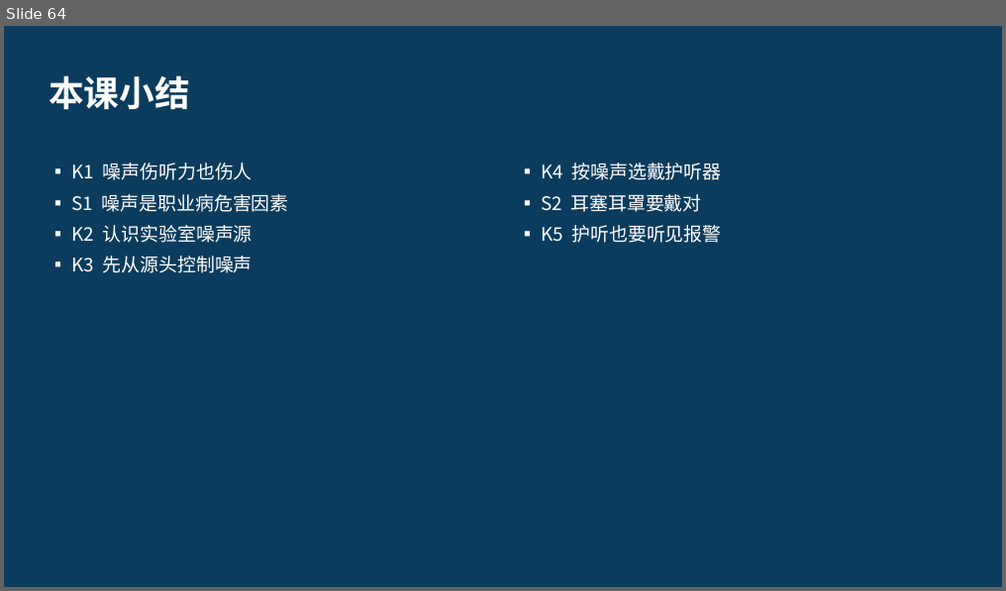
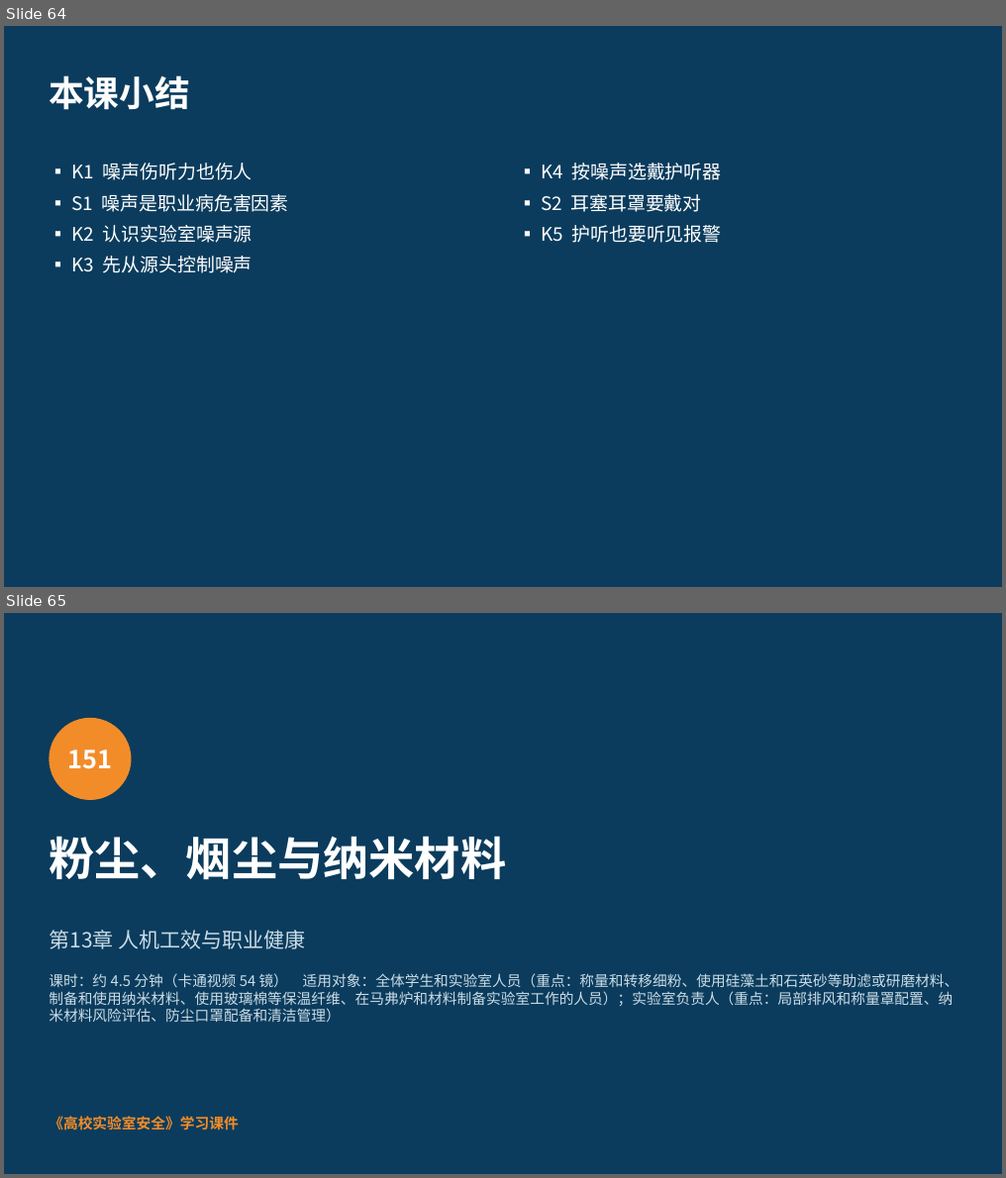
Before and after one commit to hanrongwx-max/videoyoutubo, a slide deck: course/高校实验室安全/课件/第13章_人机工效与职业健康.pptx. Shown one above the other, each under a label of ours: slide 64 before the commit, slides 64 and 65 after it. The pictures are 1006x591 and 1006x1178 pixels, drawn with LibreOffice and Linux fonts; fonts in the diff are those of the drawing. Boxes give left, top, right and bottom in pixels: in the first picture for what was removed or moved away, otherwise in the second. Text is boxed around its words. In the diff, an @@ line names an element or a change of style, - is before the commit and + after.

```diff
--- a/course/高校实验室安全/课件/第13章_人机工效与职业健康.pptx
+++ b/course/高校实验室安全/课件/第13章_人机工效与职业健康.pptx
@@ slide 65 added at [4, 613, 1002, 1174], background #0B3C5D @@
@@ ellipse added at [49, 718, 132, 800], fill #F28C28 @@
@@ text added at [68, 750, 113, 769], 24 pt, text #FFFFFF, bold @@
+151
@@ text added at [49, 836, 506, 880], 44 pt, text #FFFFFF, bold @@
+粉尘、烟尘与纳米材料
@@ text added at [49, 930, 305, 950], 20 pt, text #CADCE6 @@
+第13章 人机工效与职业健康
@@ text added at [49, 973, 959, 1023], 14 pt, text #CADCE6 @@
+课时：约 4.5 分钟（卡通视频 54 镜） 适用对象：全体学生和实验室人员（重点：称量和转移细粉、使用硅藻土和石英砂等助滤或研磨材料、制备和使用纳米材料、使用玻璃棉等保温纤维、在马弗炉和材料制备实验室工作的人员）；实验室负责人（重点：局部排风和称量罩配置、纳米材料风险评估、防尘口罩配备和清洁管理）
@@ text added at [49, 1116, 238, 1131], 14 pt, text #F28C28, bold @@
+《高校实验室安全》学习课件
```
Also in this commit, not shown: 12 other slides added, 2 other files.
